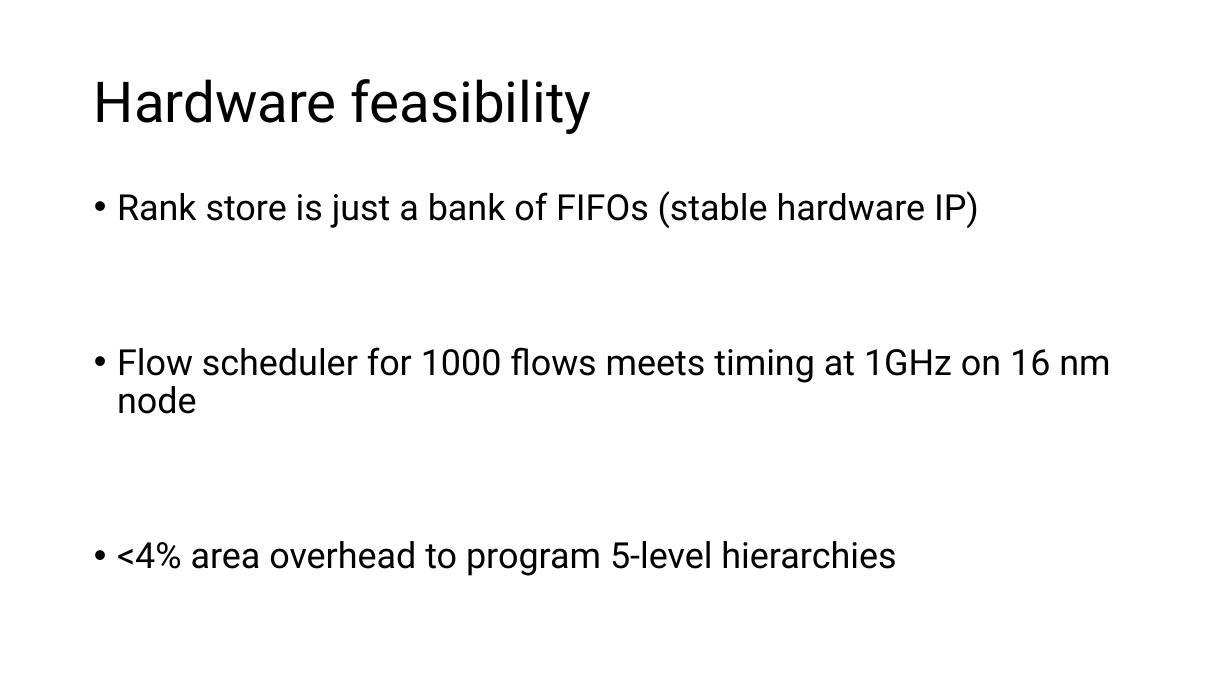
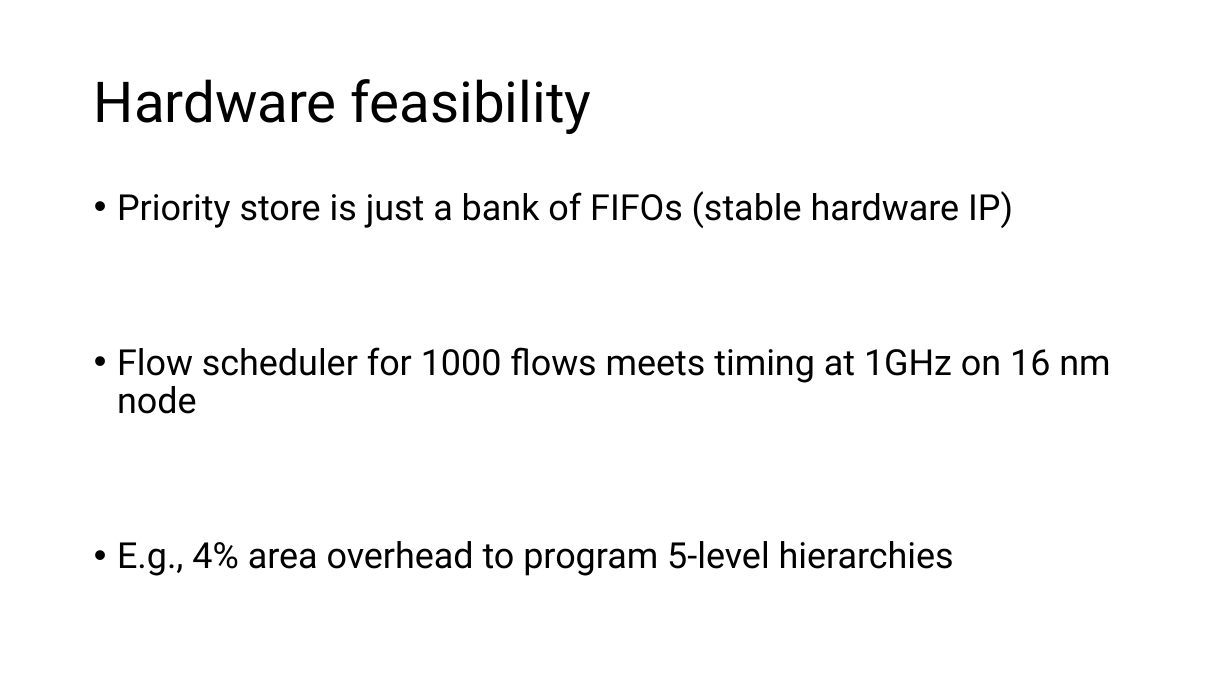
Before and after one commit to anirudhSK/pifo-domino-marple-ppts, a slide deck: slide 51 of domino_pifo.pptx (slide 49 before the commit). Drawn at 1232x693 pixels with LibreOffice and Linux fonts; fonts in the diff are those of the drawing. Boxes give left, top, right and bottom in pixels: in the first picture for what was removed or moved away, otherwise in the second. Text is boxed around its words. In the diff, an @@ line names an element or a change of style, - is before the commit and + after.

```diff
--- a/domino_pifo.pptx
+++ b/domino_pifo.pptx
@@ text at bbox=[117, 191, 1013, 228]: text changed @@
-• Rank store is just a bank of FIFOs (stable hardware IP)
+• Priority store is just a bank of FIFOs (stable hardware IP)
@@ text at bbox=[117, 541, 954, 576]: text changed @@
-• <4% area overhead to program 5-level hierarchies
+• E.g., 4% area overhead to program 5-level hierarchies
```
Also in this commit, not shown: 11 other slides changed, 4 slides added.
